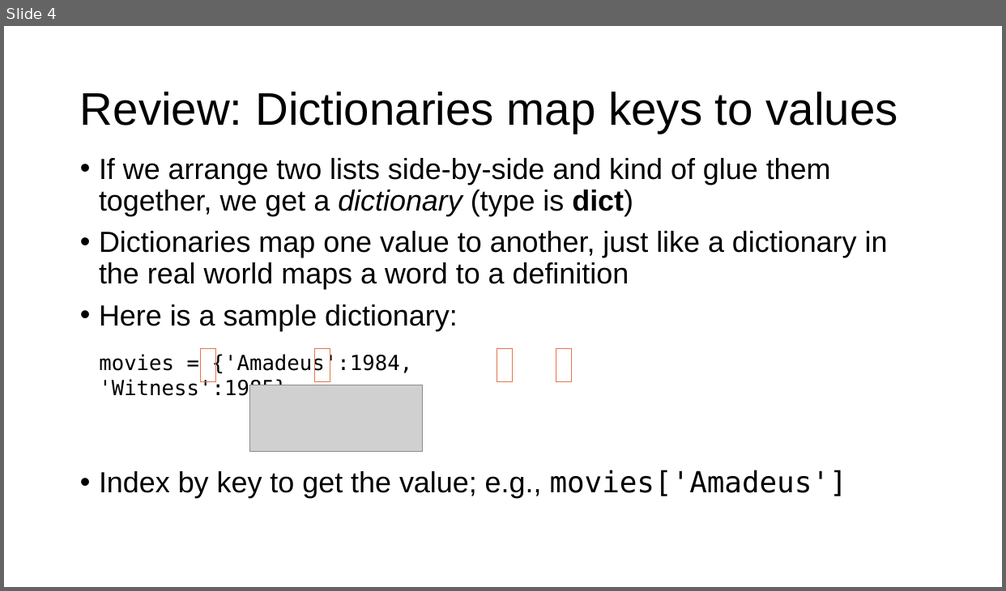
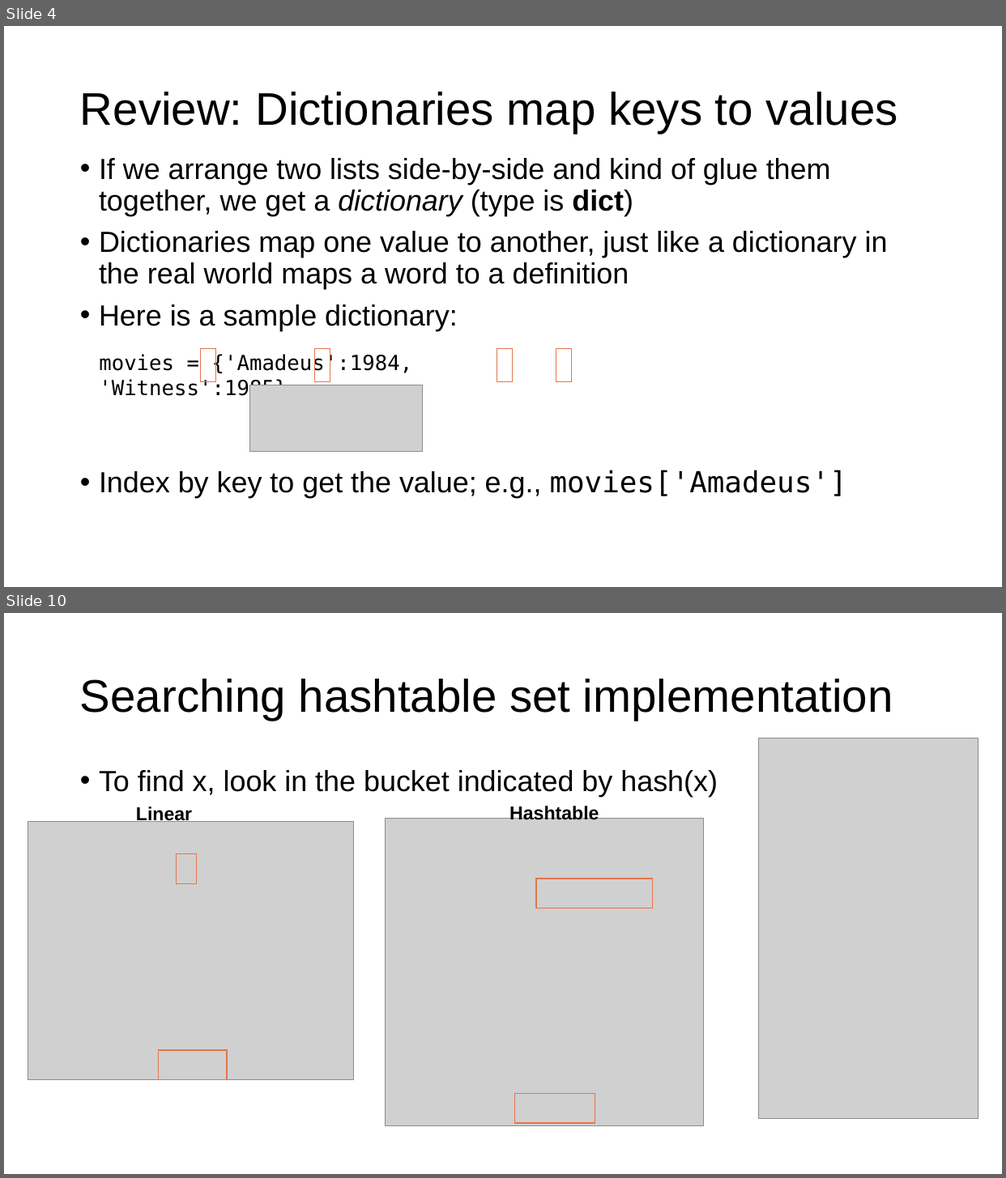
Before and after one commit to parrt/msds692, a slide deck: notes/hashtable.pptx. Shown one above the other, each under a label of ours: slide 4 before the commit, slides 4 and 10 after it; the slides between them are not shown. The pictures are 1006x591 and 1006x1178 pixels, drawn with LibreOffice and Linux fonts; fonts in the diff are those of the drawing; grey boxes stand for pictures; background and template pictures are left out. Boxes give left, top, right and bottom in pixels: in the first picture for what was removed or moved away, otherwise in the second. Text is boxed around its words. In the diff, an @@ line names an element or a change of style, - is before the commit and + after.

```diff
--- a/notes/hashtable.pptx
+++ b/notes/hashtable.pptx
@@ slide 10 added at [4,613,1002,1174], background #FFFFFF @@
@@ title added at [80,679,893,720], 44 pt, text #000000 @@
+Searching hashtable set implementation
@@ picture added at [759,738,978,1119] @@
@@ text added at [99,770,718,797], 28 pt, text #000000 @@
+• To find x, look in the bucket indicated by hash(x)
@@ text added at [136,806,192,822], 18 pt, text #000000, bold @@
+Linear
@@ text added at [509,804,599,820], 18 pt, text #000000, bold @@
+Hashtable
@@ picture added at [27,821,353,1080] @@
@@ picture added at [385,818,704,1127] @@
@@ rectangle added at [177,854,197,884], outline #E4754F 1 pt @@
@@ rectangle added at [536,879,653,909], outline #E4754F 1 pt @@
@@ rectangle added at [158,1050,227,1080], outline #E4754F 1 pt @@
@@ rectangle added at [515,1093,595,1123], outline #E4754F 1 pt @@
```
Also in this commit, not shown: 3 slides changed, 21 other slides added, 2 slides removed, 3 other files.
